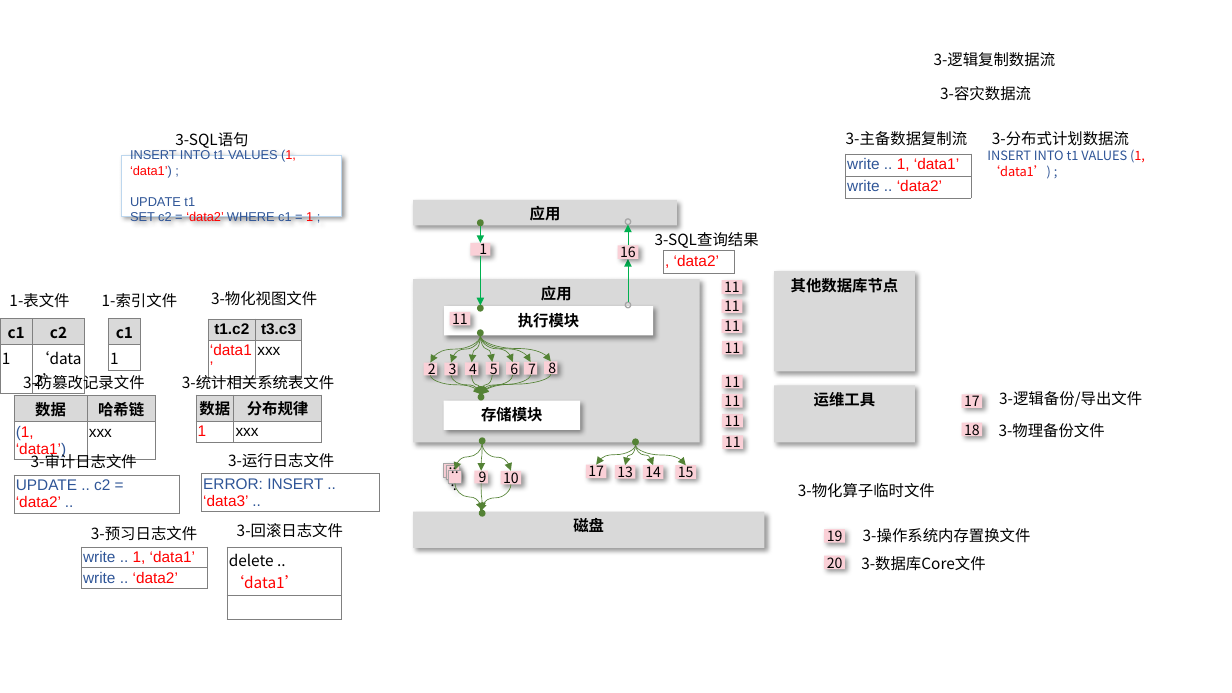
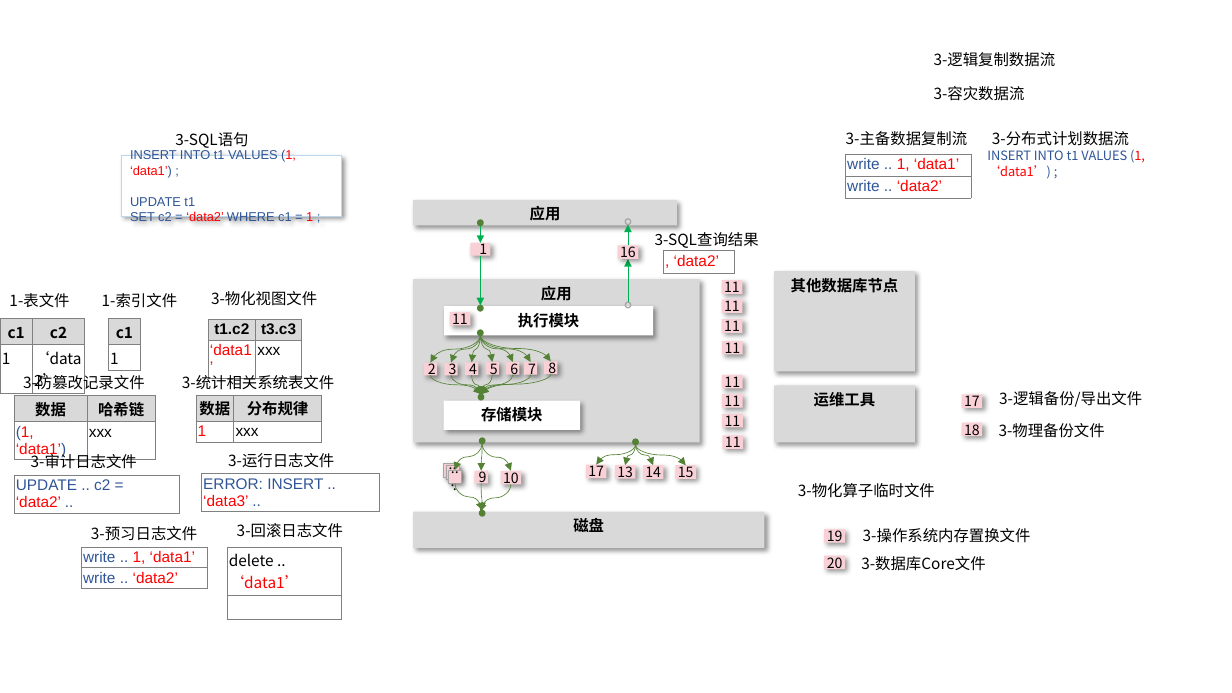
Before and after one commit to poorkk/lorand, a slide deck: slide 34 of source/doc/数据库安全.pptx (slide 33 before the commit). Drawn at 1232x693 pixels with LibreOffice and Linux fonts; fonts in the diff are those of the drawing. Boxes give left, top, right and bottom in pixels: in the first picture for what was removed or moved away, otherwise in the second. Text is boxed around its words. In the diff, an @@ line names an element or a change of style, - is before the commit and + after.

```diff
--- a/source/doc/数据库安全.pptx
+++ b/source/doc/数据库安全.pptx
@@ text "3-容灾数据流": place and size @@
-text "3-容灾数据流" at [940, 86, 1031, 101]
+text "3-容灾数据流" at [934, 86, 1025, 101]
```
Also in this commit, not shown: 2 other slides changed, 1 slide added, 8 other files.
